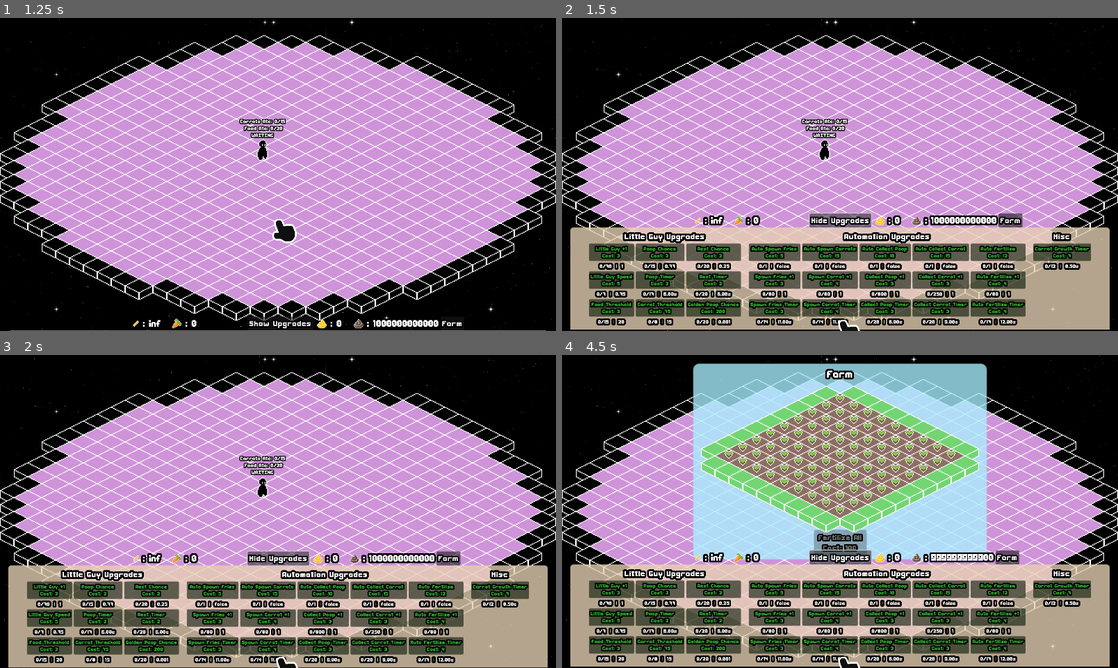
Above: before the commit, frames 1-4 (two rows, left to right).
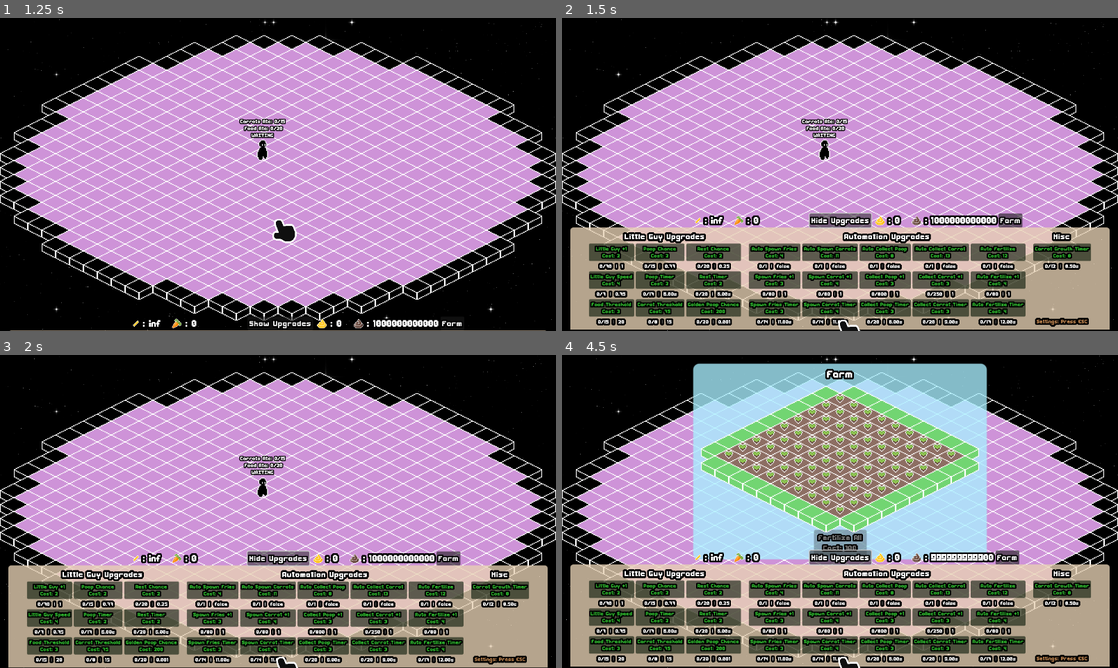
Above: after the commit, the same moments.

Repository: FennecKii/gdtv-jam-2025
Game: Godot game, scene res://ui/main_menu.tscn
The game is run twice, just before and just after one commit, with the same random seed, the same clock (stepped at 60 frames per second) and the same inputs. Sound files missing from this copy of the repository are replaced by a short silence.
Inputs:
- Up to frame 1 (1.25 s): click "Infinite Poop" at 0.5 s
- Up to frame 2 (1.5 s): click "Show Upgrades" at 1.25 s
- Up to frame 3 (2 s): no input
- Up to frame 4 (4.5 s): click "Hide Upgrades" at 2 s; click "Farm" at 2.75 s; click "Fertilize All Cost: 100" at 3.5 s; click "Show Upgrades" at 4.25 s

Frame 1 is identical in both runs. In frame 2, 0.3% of the frame differs, in the area x 9-95%, y 74-99%; in frame 3, 0.3%, in the area x 9-95%, y 75-99%; in frame 4, 0.3%.

Commit message:
added poop sound bus
- balancing changes

Diff:
--- a/globals/Global.gd
+++ b/globals/Global.gd
@@ -3,8 +3,9 @@
 var rng: RandomNumberGenerator = RandomNumberGenerator.new()
 
 var master_volume: float = 0
-var music_volume: float = -12
+var music_volume: float = -13
 var sfx_volume: float = -10
+var poop_volume: float = -12
 
 var game_won: bool = false
 var infinite_mode: bool = false
@@ -92,27 +93,27 @@
 
 
 # Base Upgrade Costs
-const littleguy_count_upgrade_cost_base: int = 3
-const littleguy_speed_upgrade_cost_base: int = 5
+const littleguy_count_upgrade_cost_base: int = 2
+const littleguy_speed_upgrade_cost_base: int = 4
 const littleguy_max_food_pool_upgrade_cost_base: int = 3
 const poop_time_upgrade_cost_base: int = 2
 const poop_chance_upgrade_cost_base: int = 2
 const rest_time_upgrade_cost_base: int = 2
 const rest_chance_upgrade_cost_base: int = 2
-const poop_auto_collect_upgrade_cost_base: int = 10
+const poop_auto_collect_upgrade_cost_base: int = 8
 const poop_auto_collect_amount_upgrade_cost_base: int = 3
 const poop_auto_collect_time_upgrade_cost_base: int = 3
-const food_spawn_auto_upgrade_cost_base: int = 5
+const food_spawn_auto_upgrade_cost_base: int = 4
 const food_spawn_time_upgrade_cost_base: int = 3
 const food_spawn_amount_upgrade_cost_base: int = 3
-const carrot_spawn_auto_upgrade_cost_base: int = 15
+const carrot_spawn_auto_upgrade_cost_base: int = 11
 const carrot_spawn_time_upgrade_cost_base: int = 4
 const carrot_spawn_amount_upgrade_cost_base: int = 4
-const carrot_growth_time_upgrade_cost_base: int = 7
+const carrot_growth_time_upgrade_cost_base: int = 8
 const farm_auto_fertilize_upgrade_cost_base: int = 12
 const farm_auto_fertilize_amount_upgrade_cost_base: int = 4
 const farm_auto_fertilize_time_upgrade_cost_base: int = 4
-const farm_auto_collect_upgrade_cost_base: int = 15
+const farm_auto_collect_upgrade_cost_base: int = 13
 const farm_auto_collect_amount_upgrade_cost_base: int = 3
 const farm_auto_collect_time_upgrade_cost_base: int = 3
 
--- a/globals/audio_manager.gd
+++ b/globals/audio_manager.gd
@@ -161,6 +161,25 @@
 		push_error("Audio Manager failed to find type ", type)
 
 
+func play_poop_sfx_global(type: SoundResource.SoundType) -> void:
+	if sound_effect_dict.has(type):
+		var sound_effect: SoundResource = sound_effect_dict[type]
+		if sound_effect.has_open_limit():
+			sound_effect.change_audio_count(1)
+			var new_audio: AudioStreamPlayer = AudioStreamPlayer.new()
+			new_audio.bus = "Poop"
+			new_audio.stream = sound_effect.sound
+			new_audio.volume_db = sound_effect.volume
+			new_audio.pitch_scale = sound_effect.pitch_scale
+			new_audio.pitch_scale += Global.rng.randf_range(-sound_effect.pitch_randomness, sound_effect.pitch_randomness )
+			new_audio.finished.connect(sound_effect.on_audio_finished)
+			new_audio.finished.connect(new_audio.queue_free)
+			audio_players.add_child(new_audio)
+			new_audio.play()
+	else:
+		push_error("Audio Manager failed to find type ", type)
+
+
 func clear_audio() -> void:
 	var audio_players_children: Array[Node] = audio_players.get_children()
 
--- a/little guy/little_guy.gd
+++ b/little guy/little_guy.gd
@@ -173,7 +173,7 @@
 			guaranteed_poop = false
 			guaranteed_poops = 0
 			food_pool = 0
-			AudioManager.play_sfx_global(randi_range(SoundResource.SoundType.FART_1, SoundResource.SoundType.FART_3))
+			AudioManager.play_poop_sfx_global(randi_range(SoundResource.SoundType.FART_1, SoundResource.SoundType.FART_3))
 		if randf_range(0, 1) <= Global.poop_chance * poop_multiplier + int(carrot_pool/2.0):
 			if Global.poop_chance * poop_multiplier + int(carrot_pool/2.0) >= 1:
 				for i in range(int(floori(Global.poop_chance * poop_multiplier + int(carrot_pool/10.0)))):
@@ -183,7 +183,7 @@
 			pooped = true
 			food_pool = 0
 			poop_multiplier = 1
-			AudioManager.play_sfx_global(randi_range(SoundResource.SoundType.FART_1, SoundResource.SoundType.FART_3))
+			AudioManager.play_poop_sfx_global(randi_range(SoundResource.SoundType.FART_1, SoundResource.SoundType.FART_3))
 		if is_golden_poop_chance:
 			for i in range(int(floori(float(carrot_pool) / Global.carrot_pool_max))):
 				if randf_range(0, 1) <= Global.golden_poop_chance:
@@ -192,7 +192,7 @@
 			pooped = true
 			is_golden_poop_chance = false
 			carrot_pool = 0
-			AudioManager.play_sfx_global(SoundResource.SoundType.GOLDEN_POOP)
+			AudioManager.play_poop_sfx_global(SoundResource.SoundType.GOLDEN_POOP)
 
 
 func _poop() -> void:
--- a/main.tscn
+++ b/main.tscn
@@ -38,13 +38,7 @@
 visible = false
 z_index = 3
 
-[node name="Control" parent="CanvasLayer/Settings/CenterContainer/Panel/CenterContainer/VBoxContainer" index="1"]
-custom_minimum_size = Vector2(0, 15)
-
-[node name="Control2" parent="CanvasLayer/Settings/CenterContainer/Panel/CenterContainer/VBoxContainer" index="3"]
-custom_minimum_size = Vector2(0, 15)
-
-[node name="Menu" type="Button" parent="CanvasLayer/Settings/CenterContainer/Panel/CenterContainer/VBoxContainer" index="5"]
+[node name="Menu" type="Button" parent="CanvasLayer/Settings/CenterContainer/Panel/CenterContainer/VBoxContainer" index="3"]
 layout_mode = 2
 theme_override_constants/outline_size = 20
 theme_override_font_sizes/font_size = 32
--- a/region/test.gd
+++ b/region/test.gd
@@ -135,13 +135,13 @@
 			Global.play_squash_stretch(common_poop_instance)
 			common_poop_instance.detectable = true
 			Global.common_poop_grabbed = false
-			AudioManager.play_sfx_global(SoundResource.SoundType.FART_1)
+			AudioManager.play_poop_sfx_global(SoundResource.SoundType.FART_1)
 		elif Global.cursor_interacted and Global.common_poop_grabbed:
 			if Global.cursor_common_poop_interacted:
 				common_poop_instance.queue_free()
 				Global.common_poops_collected += 1
 				Global.common_poop_grabbed = false
-				AudioManager.play_sfx_global(SoundResource.SoundType.FART_1)
+				AudioManager.play_poop_sfx_global(SoundResource.SoundType.FART_1)
 		if not Global.cursor_interacted and Global.common_food_grabbed and common_food_instance:
 			Global.play_squash_stretch(common_food_instance)
 			common_food_instance.detectable = true
--- a/resources/audio/default_bus_layout.tres
+++ b/resources/audio/default_bus_layout.tres
@@ -13,3 +13,9 @@
 bus/2/bypass_fx = false
 bus/2/volume_db = 0.0
 bus/2/send = &"Master"
+bus/3/name = &"Poop"
+bus/3/solo = false
+bus/3/mute = false
+bus/3/bypass_fx = false
+bus/3/volume_db = 0.0
+bus/3/send = &"Master"
--- a/ui/HUD.tscn
+++ b/ui/HUD.tscn
@@ -525,6 +525,17 @@
 unique_name_in_owner = true
 layout_mode = 2
 text = "0/5  |  Current Stat"
+horizontal_alignment = 1
+vertical_alignment = 1
+
+[node name="Control" type="Control" parent="Panel/Upgrade Elements/GridContainer/Misc Upgrades/Upgrades Grid/Other"]
+custom_minimum_size = Vector2(0, 103)
+layout_mode = 2
+
+[node name="Settings" type="Label" parent="Panel/Upgrade Elements/GridContainer/Misc Upgrades/Upgrades Grid/Other"]
+layout_mode = 2
+theme_override_colors/font_color = Color(0.744451, 0.51709, 0.308396, 1)
+text = "Settings: Press ESC"
 horizontal_alignment = 1
 vertical_alignment = 1
 
--- a/ui/main_menu.gd
+++ b/ui/main_menu.gd
@@ -9,6 +9,7 @@
 	AudioServer.set_bus_volume_db(0, Global.master_volume)
 	AudioServer.set_bus_volume_db(1, Global.music_volume)
 	AudioServer.set_bus_volume_db(2, Global.sfx_volume)
+	AudioServer.set_bus_volume_db(3, Global.poop_volume)
 	AudioManager.play_background_track1(MusicResource.MusicType.BACKGROUND_TRACK)
 
 
--- a/ui/settings.gd
+++ b/ui/settings.gd
@@ -4,15 +4,18 @@
 @onready var master_volume: HSlider = %MasterVolume
 @onready var music_volume: HSlider = %MusicVolume
 @onready var sfx_volume: HSlider = %SFXVolume
+@onready var poop_volume: HSlider = %PoopVolume
 
 
 func _ready() -> void:
 	AudioServer.set_bus_volume_db(0, Global.master_volume)
 	AudioServer.set_bus_volume_db(1, Global.music_volume)
 	AudioServer.set_bus_volume_db(2, Global.sfx_volume)
+	AudioServer.set_bus_volume_db(3, Global.poop_volume)
 	master_volume.value = Global.master_volume
 	music_volume.value = Global.music_volume
 	sfx_volume.value = Global.sfx_volume
+	poop_volume.value = Global.poop_volume
 	SignalBus.settings_entered.connect(_on_settings_entered)
 
 
@@ -59,6 +62,18 @@
 	AudioServer.set_bus_volume_db(0, Global.master_volume)
 	AudioServer.set_bus_volume_db(1, Global.music_volume)
 	AudioServer.set_bus_volume_db(2, Global.sfx_volume)
+	AudioServer.set_bus_volume_db(3, Global.poop_volume)
 	master_volume.value = Global.master_volume
 	music_volume.value = Global.music_volume
 	sfx_volume.value = Global.sfx_volume
+	poop_volume.value = Global.poop_volume
+
+
+func _on_poop_volume_value_changed(value: float) -> void:
+	AudioManager.play_sfx_global(SoundResource.SoundType.BUTTON_SCROLL)
+	if value == -20.0:
+		AudioServer.set_bus_mute(3, true)
+	else:
+		AudioServer.set_bus_mute(3, false)
+	AudioServer.set_bus_volume_db(3, value)
+	Global.poop_volume = value
--- a/ui/settings.tscn
+++ b/ui/settings.tscn
@@ -51,10 +51,6 @@
 horizontal_alignment = 1
 vertical_alignment = 1
 
-[node name="Control" type="Control" parent="CenterContainer/Panel/CenterContainer/VBoxContainer"]
-custom_minimum_size = Vector2(0, 30)
-layout_mode = 2
-
 [node name="Buttons" type="VBoxContainer" parent="CenterContainer/Panel/CenterContainer/VBoxContainer"]
 layout_mode = 2
 
@@ -100,9 +96,19 @@
 min_value = -20.0
 max_value = 20.0
 
-[node name="Control2" type="Control" parent="CenterContainer/Panel/CenterContainer/VBoxContainer"]
-custom_minimum_size = Vector2(0, 30)
+[node name="Poop" type="Label" parent="CenterContainer/Panel/CenterContainer/VBoxContainer/Buttons"]
 layout_mode = 2
+theme_override_constants/outline_size = 20
+theme_override_font_sizes/font_size = 40
+text = "Poop"
+horizontal_alignment = 1
+vertical_alignment = 1
+
+[node name="PoopVolume" type="HSlider" parent="CenterContainer/Panel/CenterContainer/VBoxContainer/Buttons"]
+unique_name_in_owner = true
+layout_mode = 2
+min_value = -20.0
+max_value = 20.0
 
 [node name="Close" type="Button" parent="CenterContainer/Panel/CenterContainer/VBoxContainer"]
 layout_mode = 2
@@ -121,5 +127,6 @@
 [connection signal="value_changed" from="CenterContainer/Panel/CenterContainer/VBoxContainer/Buttons/MusicVolume" to="." method="_on_music_volume_changed"]
 [connection signal="mouse_entered" from="CenterContainer/Panel/CenterContainer/VBoxContainer/Buttons/SFXVolume" to="." method="_on_button_entered"]
 [connection signal="value_changed" from="CenterContainer/Panel/CenterContainer/VBoxContainer/Buttons/SFXVolume" to="." method="_on_sfx_volume_changed"]
+[connection signal="value_changed" from="CenterContainer/Panel/CenterContainer/VBoxContainer/Buttons/PoopVolume" to="." method="_on_poop_volume_value_changed"]
 [connection signal="mouse_entered" from="CenterContainer/Panel/CenterContainer/VBoxContainer/Close" to="." method="_on_button_entered"]
 [connection signal="pressed" from="CenterContainer/Panel/CenterContainer/VBoxContainer/Close" to="." method="_on_close_pressed"]
